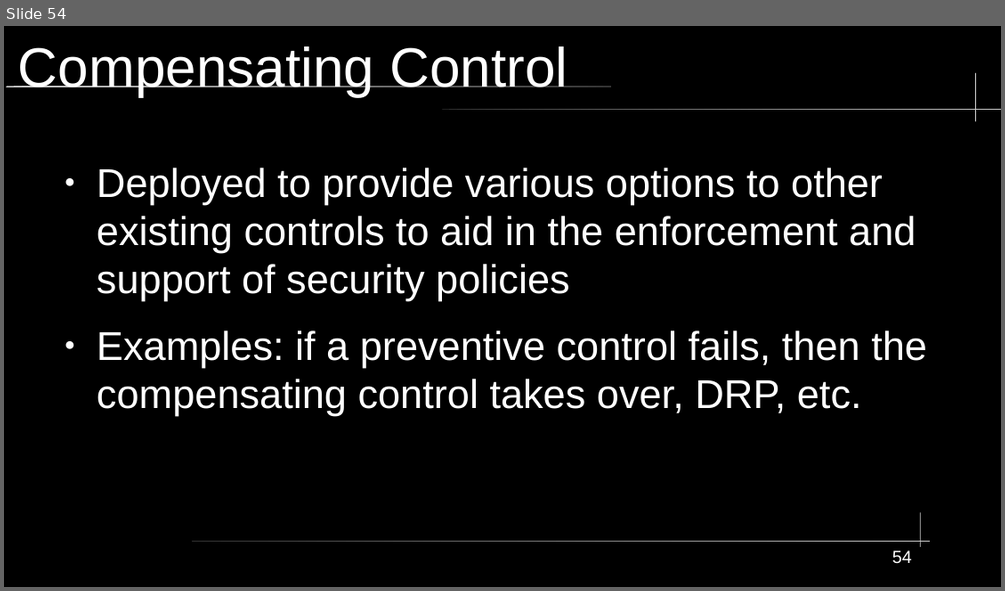
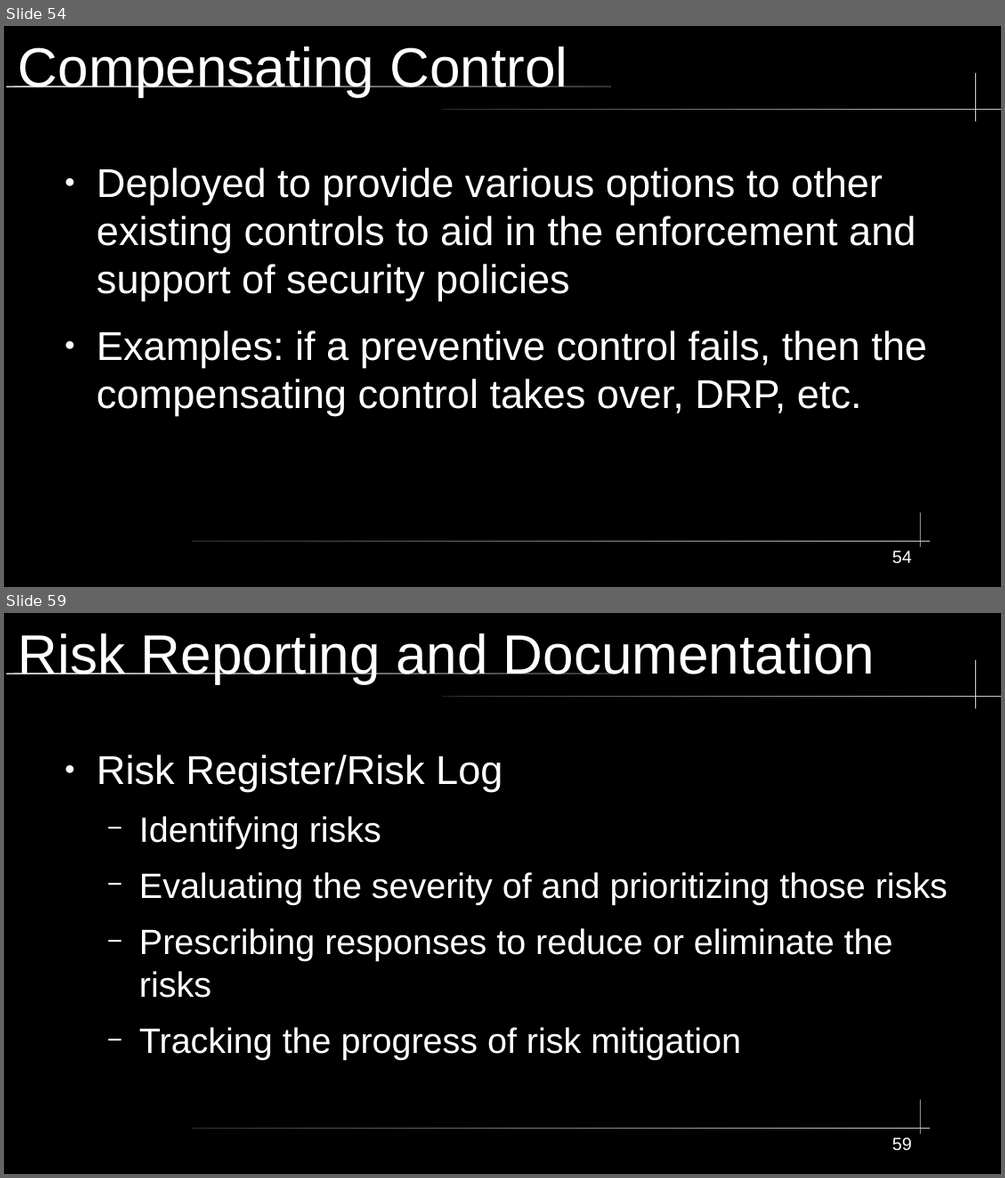
Before and after one commit to City-Colleges-of-Chicago-Cybersecurity/COMPSFI-214, a slide deck: 2026/Spring/powerpoints/Chapter-02-Personnel-Security-and-Risk-Management-Concepts.odp. Shown one above the other, each under a label of ours: slide 54 before the commit, slides 54 and 59 after it; the slides between them are not shown. The pictures are 1005x591 and 1005x1178 pixels, drawn with LibreOffice and Linux fonts; fonts in the diff are those of the drawing. Boxes give left, top, right and bottom in pixels: in the first picture for what was removed or moved away, otherwise in the second. Text is boxed around its words. In the diff, an @@ line names an element or a change of style, - is before the commit and + after.

```diff
--- a/2026/Spring/powerpoints/Chapter-02-Personnel-Security-and-Risk-Management-Concepts.odp
+++ b/2026/Spring/powerpoints/Chapter-02-Personnel-Security-and-Risk-Management-Concepts.odp
@@ slide 59 added at bbox=[4, 613, 1001, 1174], background #000000; not listed: 5 template elements that a slide beside it also shows @@
@@ title added at bbox=[18, 633, 874, 684], 44 pt, text #FFFFFF @@
+Risk Reporting and Documentation
@@ text added at bbox=[97, 755, 947, 1060], 28 pt, text #FFFFFF @@
+● Risk Register/Risk Log
+  − Identifying risks
+  − Evaluating the severity of and prioritizing those risks
+  − Prescribing responses to reduce or eliminate the risks
+  − Tracking the progress of risk mitigation
@@ page number added at bbox=[892, 1137, 912, 1151], 14 pt, text #FFFFFF @@
+59
```
Also in this commit, not shown: 20 other slides added.
